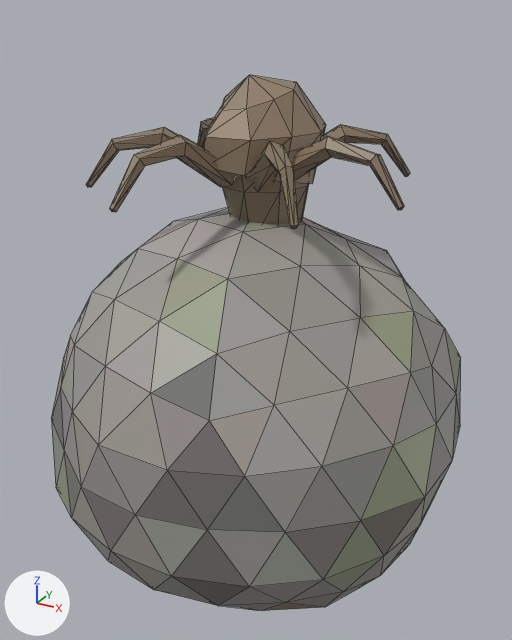
What one commit did to the glTF model assets/creatures/troll_rocks.glb.
One viewpoint serves both versions: a camera (50 mm lens) standing at (1.53, -2.77, 1.86) and looking at (-0.01, 0.03, 0.46). Lighting does not change. The marker at lower left points along +X, +Y and +Z. The first picture is the older version. Mesh edges are drawn as thin lines. Vertices at exactly the same position are counted once.

Objects in the first picture: 'Ball', 'Tree'.
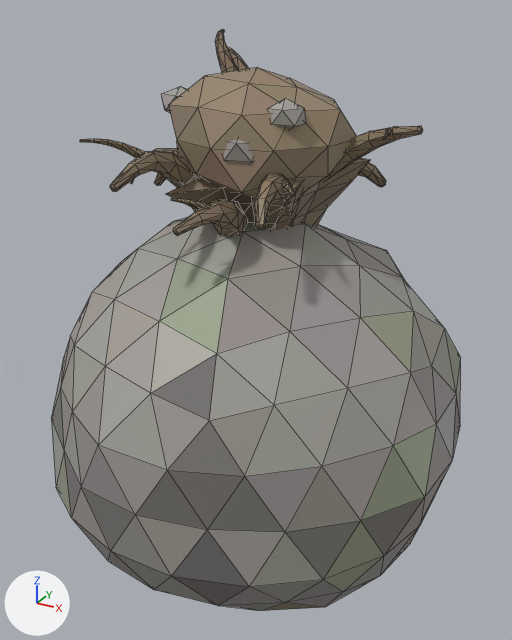
Pixel boxes (x1, y1, x2, y2) of what changed, in the pictures (512 x 640 px):
'Tree', reshaped
    before: (86, 75, 410, 229)
    after: (80, 29, 423, 236)
part 1 of me_tree, rebuilt
    before: (223, 146, 309, 225)
    after: (166, 158, 370, 230)
part 2 of me_tree, rebuilt (52% wider, 20% taller)
    before: (203, 75, 326, 184)
    after: (168, 67, 356, 198)
part 3 of me_tree, rebuilt
    before: (110, 135, 235, 212)
    after: (110, 151, 198, 192)
part 4 of me_tree, built on
    before: (86, 118, 410, 229)
    after: (80, 29, 423, 236)

Patch to the scene script:
```diff
--- a/assets/creatures/troll_rocks.glb.py
+++ b/assets/creatures/troll_rocks.glb.py
@@ me_tree @@
 # used by ob_tree; location = (0.0, 0.0, 0.0)
-me_tree.from_pydata(...)  # 298 vertices, 518 faces; spans x -0.61..0.73, y -0.7..0.74, z -0.72..1.61
+me_tree.from_pydata(...)  # 1053 vertices, 1890 faces; spans x -0.66..0.75, y -0.77..0.62, z -0.93..1.78
+# me_tree part 1: the loose piece of 74 vertices spanning x -0.21..0.27, y -0.21..0.28, z -0.72..1.44 is rebuilt with 182 vertices and now spans x -0.45..0.46, y -0.4..0.48, z -0.93..1.3
+# me_tree part 2: the loose piece of 29 vertices spanning x -0.24..0.29, y -0.26..0.34, z 1.12..1.61 is rebuilt with 42 vertices and now spans x -0.41..0.44, y -0.39..0.34, z 1.1..1.64
+# me_tree part 3: the loose piece of 21 vertices spanning x -0.26..0.0, y -0.7..-0.11, z 1.14..1.4 is rebuilt with 37 vertices and now spans x -0.26..-0.08, y -0.77..-0.1, z 1.07..1.35
+# me_tree part 4: 126 vertices removed from x -0.61..0.73, y -0.57..0.74, z 1.14..1.4; 643 vertices added at x -0.66..0.75, y -0.73..0.62, z 0.94..1.78
+# other edits to the shape of me_tree do not show in these pictures
 me_tree.materials.append(mat_rock)
```
